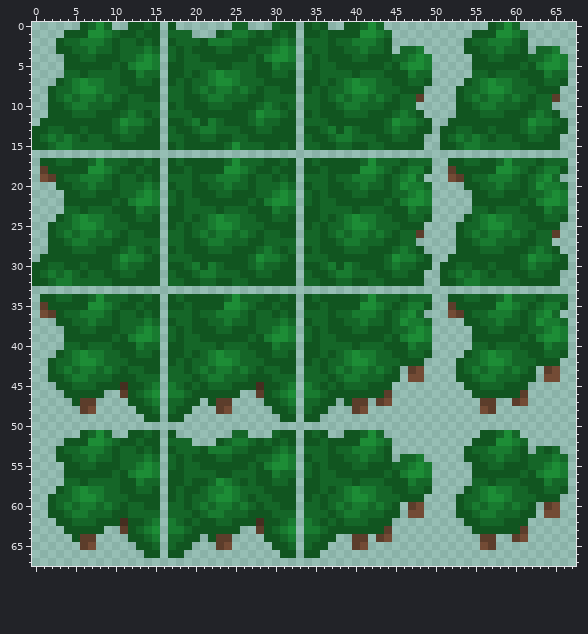
A sprite sheet gets an edit: public/assets/biomes/forest_tiles.png. This is how it looked before the edit.
The file is 68x68 pixels. Colours within 5 levels of each other are drawn and written as one.
New version:
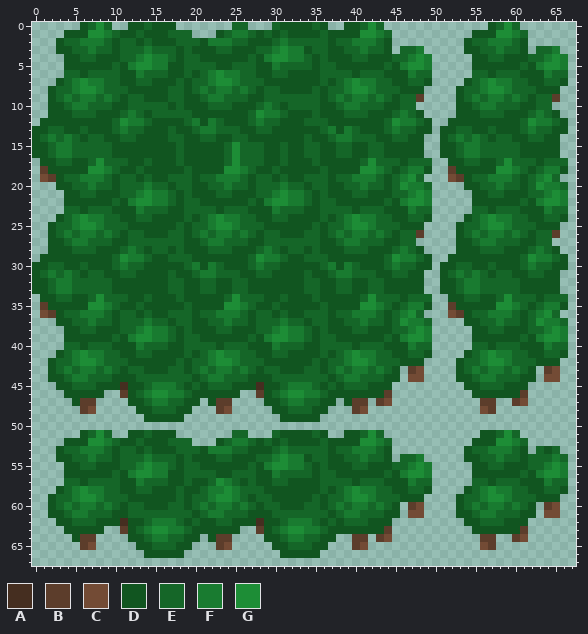
Palette (. is transparent): A #452e20  B #5c3d2b  C #734b35  D #115520  E #156628  F #197b30  G #1d8d36
Change:
Changed rows in their new state; - is an unchanged pixel.
first column x 0:
 0 ----------------D----------------D--------------------------------
 1 ----------------D----------------D--------------------------------
 2 ----------------D----------------E--------------------------------
 3 ----------------E----------------F--------------------------------
 4 ----------------F----------------F--------------------------------
 5 ----------------F----------------E--------------------------------
 6 ----------------E----------------D--------------------------------
 7 ----------------D----------------D--------------------------------
 8 ----------------D----------------D--------------------------------
 9 ----------------D----------------E--------------------------------
10 ----------------E----------------E--------------------------------
11 ----------------E----------------D--------------------------------
12 ----------------D----------------D--------------------------------
13 ----------------D----------------D--------------------------------
14 ----------------D----------------D--------------------------------
15 ----------------D----------------D--------------------------------
16 DDEFFEEEEEDDDDDDDDEDDDDDEGEEEDDEDDEEDDEEDDEEDDDDD--DDEFFEEEEEDDDDD
17 ----------------D----------------D--------------------------------
18 ----------------D----------------D--------------------------------
19 ----------------D----------------D--------------------------------
20 ----------------E----------------E--------------------------------
21 ----------------F----------------F--------------------------------
22 ----------------F----------------F--------------------------------
23 ----------------E----------------E--------------------------------
24 ----------------D----------------D--------------------------------
25 ----------------D----------------D--------------------------------
26 ----------------D----------------D--------------------------------
27 ----------------E----------------E--------------------------------
28 ----------------E----------------E--------------------------------
29 ----------------D----------------D--------------------------------
30 ----------------D----------------D--------------------------------
31 ----------------D----------------D--------------------------------
32 ----------------D----------------D--------------------------------
33 DDEFFEEEEEDDDDDDDEEDDEEDDEEDDDDDDDEEDDEEDDEEDDDDD--DDEFFEEEEEDDDDD
34 ----------------D----------------D--------------------------------
35 ----------------D----------------D--------------------------------
36 ----------------D----------------D--------------------------------
37 ----------------E----------------E--------------------------------
38 ----------------F----------------F--------------------------------
39 ----------------F----------------F--------------------------------
40 ----------------E----------------E--------------------------------
41 ----------------D----------------D--------------------------------
42 ----------------D----------------D--------------------------------
43 ----------------D----------------D--------------------------------
44 ----------------E----------------E--------------------------------
45 ----------------F----------------F--------------------------------
46 ----------------G----------------G--------------------------------
47 ----------------F----------------F--------------------------------
48 ----------------E----------------E--------------------------------
49 ----------------D----------------D--------------------------------
51 ----------------D----------------D--------------------------------
52 ----------------D----------------D--------------------------------
53 ----------------D----------------E--------------------------------
54 ----------------E----------------F--------------------------------
55 ----------------F----------------F--------------------------------
56 ----------------F----------------E--------------------------------
57 ----------------E----------------D--------------------------------
58 ----------------D----------------D--------------------------------
59 ----------------D----------------D--------------------------------
60 ----------------D----------------D--------------------------------
61 ----------------E----------------E--------------------------------
62 ----------------F----------------F--------------------------------
63 ----------------G----------------G--------------------------------
64 ----------------F----------------F--------------------------------
65 ----------------E----------------E--------------------------------
66 ----------------D----------------D--------------------------------
Pixel boxes of the changes (left, top, right, bottom) in both pictures:
added: (32, 22, 560, 558)
